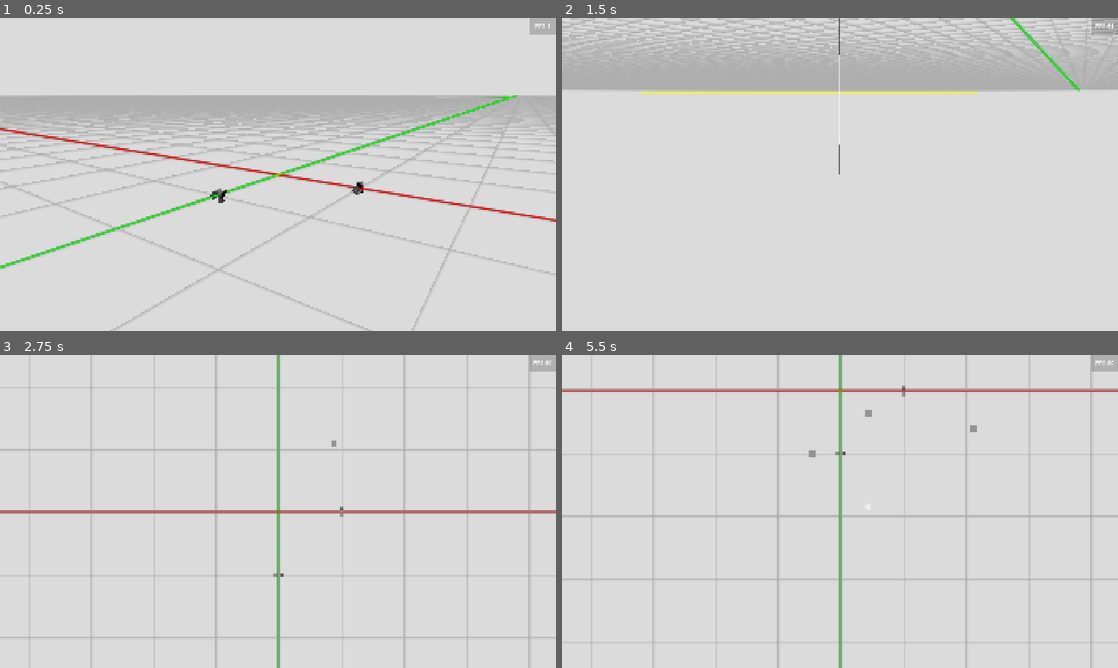
Above: before the commit, frames 1-4 (two rows, left to right).
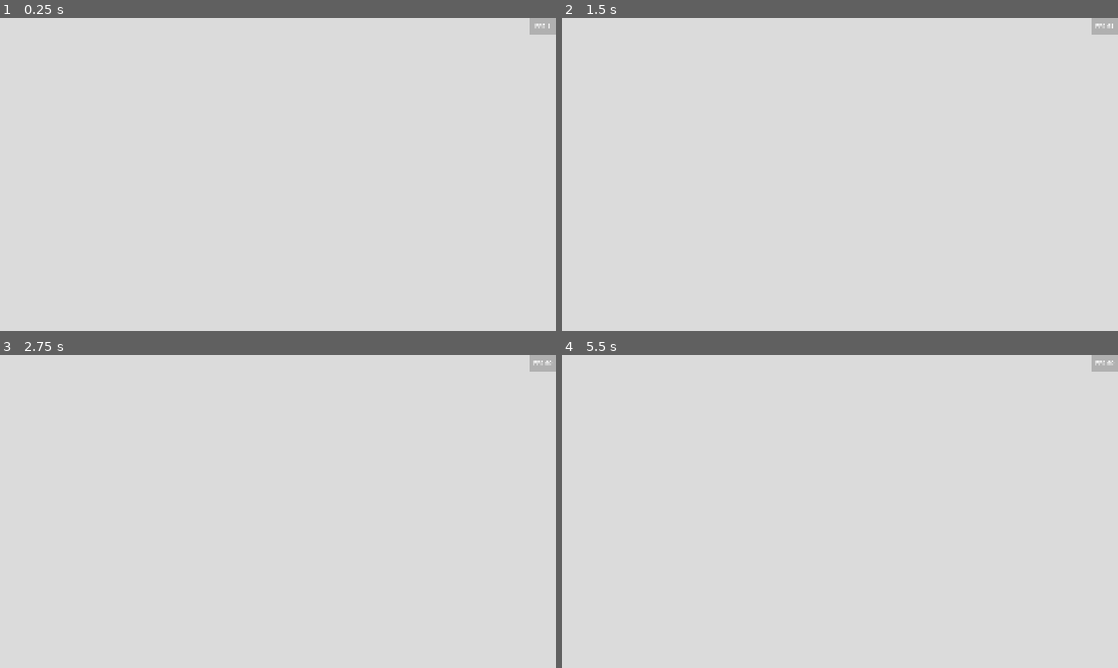
Above: after the commit, the same moments.

Repository: JoonChicken/dnd-builder
Game: Godot game, scene res://main.tscn
Same seed, same stepped clock (60 frames per second), same inputs: the game is played once before the commit and once after it.
Inputs (mouse positions are in pixels of both pictures, inside the frame that each line leads up to):
- Up to frame 1 (0.25 s): no input
- Up to frame 2 (1.5 s): tap Enter at 0.5 s; move the mouse to (962, 158) at 0.52 s; hold Q (camera_down) 0.53-1.25 s; click (962, 158) at 0.67 s; tap E (camera_up) at 0.8 s; drag from (728, 190) to (812, 237) at 1.27 s
- Up to frame 3 (2.75 s): tap Space at 2 s; move the mouse to (333, 442) at 2.02 s; hold Ctrl (snapping) from 2.03 s (still down); tap Tab (change_viewmode) at 2.1 s; click (333, 442) at 2.17 s
- Up to frame 4 (5.5 s): release Ctrl (snapping) at 2.75 s; tap Enter at 2.75, 4.25 s; drag from (812, 574) to (673, 464) at 2.77 s; tap Space at 3.5, 5 s; move the mouse to (1006, 558) at 3.52 s; tap Mouse wheel up (zoom_in) at 3.6 s; click (1006, 558) at 3.67 s; tap Mouse wheel down (zoom_out) at 3.8 s; drag from (673, 464) to (756, 433) at 4.27 s; move the mouse to (867, 511) at 5.02 s; hold S (camera_back) from 5.03 s (still down); click (867, 511) at 5.17 s; tap E (camera_up) at 5.3 s

The runs differ from the first frame. In frame 1, 15% of the frame differs, in the area x 0-100%, y 24-100%; in frame 2, 18%, in the area x 0-100%, y 0-50%; in frame 3, 3.9%; in frame 4, 4.4%.
Error after the commit: Attempt to call function 'hide' in base 'null instance' on a null instance. (res://main.gd:14)

Commit message:
More generalizable camera movement
camera root now eases toward a target location

Diff:
--- a/world/camera_controller.gd
+++ b/world/camera_controller.gd
@@ -9,28 +9,45 @@
 
 @export var meterstick_material : ShaderMaterial
 
-var velocity := Vector3.ZERO
-@export var camera_max_speed := 8.0    # how fast camera translates when pressing WASDEQ
-@export var camera_rotate_mult := 0.003    # mouse movement in viewport (pixels) to rotation of camera (radians)
-@export var camera_zoom_mult := 1.0
+@export var camera_target_pos := Vector3.ZERO
+var target_y_save : float # for up down snapping movement
+var snap_vertically := false
+@export var camera_drag := 10.0
+var camera_max_speed := 4.0    # how fast camera translates when pressing WASDEQ
+var camera_rotate_mult := 0.003    # mouse movement in viewport (pixels) to rotation of camera (radians)
+var camera_zoom_mult := 1.0
 var camera_default_zoom_perspective : float  # how far away the camera is from its origin (in meters)
 var camera_default_zoom_orthogonal : float
 var prev_mouse_pos := Vector2.ZERO
 
 var viewmode_root_rotation_save : Vector3
 var viewmode_root_height_save : float
-var viewmode_camera_zoom_save : float
+
+@onready var stencil_viewport : SubViewport = $CameraRoot/SubViewport
+@onready var stencil_cam : Camera3D = $CameraRoot/SubViewport/StencilCam
 
 
 func _ready() -> void:
     camera_root = $CameraRoot
     camera = $CameraRoot/OrbitCam
-    root_visual = $CameraRoot/root_visual
+    root_visual = $CameraRoot/RootVisual
     camera_default_zoom_perspective = camera.position.z
     camera_default_zoom_orthogonal = 5.0
 
 
 func _process(delta: float) -> void:
+    var viewport := get_viewport()
+    var current_camera := viewport.get_camera_3d()
+
+    if stencil_viewport.size != viewport.size:
+        stencil_viewport.size = viewport.size
+
+    if current_camera:
+        stencil_cam.fov = current_camera.fov
+        stencil_cam.size = current_camera.size
+        stencil_cam.projection = current_camera.projection
+        stencil_cam.global_transform = current_camera.global_transform
+
     var direction := Vector3.ZERO
     var target_speed = camera_max_speed * (3 if Input.is_action_pressed("shift") else 1)
 
@@ -47,21 +64,19 @@
     if Input.is_action_pressed("camera_down"):
         direction.y -= 1
     if Input.is_action_just_pressed("zoom_in"):
+        camera_zoom_mult *= 0.8
         if current_mode == modes.EDITMODE:
             camera.size *= 0.8 # orthogonal stuff
-        else:
-            camera_zoom_mult *= 0.8
-            camera.position.z = camera_zoom_mult * camera_default_zoom_perspective
-            root_visual.mesh.radius = 0.01 * camera_zoom_mult
-            root_visual.mesh.height = 0.02 * camera_zoom_mult
+        camera.position.z = camera_zoom_mult * camera_default_zoom_perspective
+        root_visual.mesh.radius = 0.01 * camera_zoom_mult
+        root_visual.mesh.height = 0.02 * camera_zoom_mult
     if Input.is_action_just_pressed("zoom_out"):
+        camera_zoom_mult *= 1.25
         if current_mode == modes.EDITMODE:
             camera.size *= 1.25
-        else:
-            camera_zoom_mult *= 1.25
-            camera.position.z = camera_zoom_mult * camera_default_zoom_perspective
-            root_visual.mesh.radius = 0.01 * camera_zoom_mult
-            root_visual.mesh.height = 0.02 * camera_zoom_mult
+        camera.position.z = camera_zoom_mult * camera_default_zoom_perspective
+        root_visual.mesh.radius = 0.01 * camera_zoom_mult
+        root_visual.mesh.height = 0.02 * camera_zoom_mult
 
     if current_mode != modes.EDITMODE:
         if Input.is_action_just_pressed("camera_orbit"):
@@ -74,20 +89,29 @@
 
     if direction != Vector3.ZERO:
         direction = direction.normalized().rotated(Vector3.UP, camera_root.rotation.y)
-        velocity += direction * 80 * delta
-    else:
-        velocity -= velocity * 12 * delta
-    velocity = velocity.limit_length(target_speed)
+        camera_target_pos += direction * camera_zoom_mult * target_speed * delta;
 
+    if Input.is_action_just_pressed("snapping"):
+        target_y_save = camera_target_pos.y
     if Input.is_action_pressed("snapping"):
-        velocity.y = 0.0
         if direction.y != 0.0 && (Input.is_action_just_pressed("camera_up") || Input.is_action_just_pressed("camera_down")):
+            var target_pos_modifier := 0.0
+            if snap_vertically:
+                target_pos_modifier += 0.49
             if direction.y > 0.0:
-                camera_root.position.y = ceil(camera_root.position.y + 0.000001)
+                target_y_save = ceil(camera_root.position.y + target_pos_modifier + 0.001)
             else:
-                camera_root.position.y = floor(camera_root.position.y - 0.000001)
-    else:
-        camera_root.position += velocity * (1 + (camera_zoom_mult - 1) * 0.7) * 0.6 * delta
+                target_y_save = floor(camera_root.position.y - target_pos_modifier - 0.001)
+            snap_vertically = true
+        camera_target_pos.y = target_y_save
+    if snap_vertically:
+        if abs(camera_root.position.y - target_y_save) < 0.0001:
+            snap_vertically = false
+
+    $target_visual.position = camera_target_pos
+
+    var velocity_actual = (camera_target_pos - camera_root.position) * camera_drag
+    camera_root.position += velocity_actual * delta
 
     var root_pos = camera_root.global_position
     var st = SurfaceTool.new()
@@ -101,7 +125,7 @@
     st.set_material(meterstick_material)
     st.add_vertex(root_pos)
     var linemesh = st.commit()
-    $root_to_plane.mesh = linemesh
+    $Meterstick.mesh = linemesh
 
 
 func change_viewmode(new_mode: int) -> void:
@@ -109,25 +133,24 @@
         camera.projection = 1 # orthogonal projection
         camera.size = camera_default_zoom_orthogonal
         root_visual.hide()
-        $root_to_plane.hide()
+        $Meterstick.hide()
     else:
         camera.projection = 0 # perspective projection
         root_visual.show()
-        $root_to_plane.show()
+        $Meterstick.show()
     if current_mode != modes.EDITMODE && new_mode == modes.EDITMODE:
         viewmode_root_rotation_save = camera_root.rotation
         viewmode_root_height_save = camera_root.position.y
         camera_root.rotation = Vector3(-PI/2, 0.0, 0.0)
-        camera_root.position.y = 0.0
+        camera.size = camera_default_zoom_orthogonal * camera_zoom_mult
         root_visual.hide()
-        $root_to_plane.hide()
+        $Meterstick.hide()
     elif current_mode == modes.EDITMODE && new_mode != modes.EDITMODE:
         camera_root.rotation = viewmode_root_rotation_save
         camera_root.position.y = viewmode_root_height_save
         root_visual.show()
-        $root_to_plane.show()
+        $Meterstick.show()
     current_mode = new_mode
-    print("Mode is now ", current_mode)
 
 
 func get_mouse_pos():
--- a/world/camera_controller.tscn
+++ b/world/camera_controller.tscn
@@ -1,20 +1,47 @@
-[gd_scene load_steps=6 format=3 uid="uid://ubba06bqytni"]
+[gd_scene load_steps=12 format=3 uid="uid://ubba06bqytni"]
 
 [ext_resource type="Script" uid="uid://rl3rpqju4dm2" path="res://world/camera_controller.gd" id="1_8y15a"]
 [ext_resource type="Shader" uid="uid://dvnj2spjbjroc" path="res://world/meterstick.gdshader" id="2_vjjq0"]
+[ext_resource type="Shader" uid="uid://dojqsphenkg5u" path="res://world/outline.gdshader" id="3_7jft8"]
 
 [sub_resource type="ShaderMaterial" id="ShaderMaterial_vjjq0"]
 render_priority = 0
 shader = ExtResource("2_vjjq0")
 
-[sub_resource type="StandardMaterial3D" id="StandardMaterial3D_4jwau"]
-render_priority = 5
+[sub_resource type="Environment" id="Environment_7jft8"]
+
+[sub_resource type="ViewportTexture" id="ViewportTexture_7jft8"]
+viewport_path = NodePath("CameraRoot/SubViewport")
+
+[sub_resource type="ShaderMaterial" id="ShaderMaterial_hthj3"]
+resource_local_to_scene = true
+shader = ExtResource("3_7jft8")
+shader_parameter/lineWeight = 1.0
+shader_parameter/outlineColor = Color(3, 0.592157, 0, 0.8)
+shader_parameter/stencilMask = SubResource("ViewportTexture_7jft8")
+
+[sub_resource type="StandardMaterial3D" id="StandardMaterial3D_7jft8"]
+render_priority = 4
 shading_mode = 0
 
 [sub_resource type="SphereMesh" id="SphereMesh_4jwau"]
-material = SubResource("StandardMaterial3D_4jwau")
+material = SubResource("StandardMaterial3D_7jft8")
 radius = 0.01
 height = 0.02
+radial_segments = 32
+rings = 16
+
+[sub_resource type="StandardMaterial3D" id="StandardMaterial3D_hthj3"]
+render_priority = 4
+shading_mode = 0
+albedo_color = Color(1, 1, 0, 1)
+
+[sub_resource type="SphereMesh" id="SphereMesh_s6eey"]
+material = SubResource("StandardMaterial3D_hthj3")
+radius = 0.01
+height = 0.02
+radial_segments = 32
+rings = 16
 
 [node name="CameraController" type="Node3D"]
 script = ExtResource("1_8y15a")
@@ -24,17 +51,44 @@
 transform = Transform3D(0.818401, -0.134217, 0.558754, 0, 0.972341, 0.233564, -0.574648, -0.191149, 0.795765, 0, 0, 0)
 
 [node name="OrbitCam" type="Camera3D" parent="CameraRoot"]
-transform = Transform3D(1, 0, 0, 0, 1, 0, 0, 0, 1, 0, 0, 4)
+transform = Transform3D(1, -8.9407e-08, -2.98023e-08, 0, 1, 7.45058e-08, 0, 2.98023e-08, 1, 3.57628e-07, -2.38419e-07, 4)
 rotation_edit_mode = 2
 current = true
 fov = 50.0
 
-[node name="root_visual" type="MeshInstance3D" parent="CameraRoot"]
-layers = 2
+[node name="SubViewport" type="SubViewport" parent="CameraRoot"]
+transparent_bg = true
+handle_input_locally = false
+msaa_2d = 1
+msaa_3d = 1
+gui_disable_input = true
+canvas_cull_mask = 4294966304
+
+[node name="StencilCam" type="Camera3D" parent="CameraRoot/SubViewport"]
+cull_mask = 1047584
+environment = SubResource("Environment_7jft8")
+
+[node name="Outline" type="ColorRect" parent="CameraRoot"]
+material = SubResource("ShaderMaterial_hthj3")
+anchors_preset = 15
+anchor_right = 1.0
+anchor_bottom = 1.0
+grow_horizontal = 2
+grow_vertical = 2
+mouse_filter = 2
+color = Color(1, 1, 1, 0)
+
+[node name="RootVisual" type="MeshInstance3D" parent="CameraRoot"]
+transform = Transform3D(1, -1.49012e-08, 2.98023e-08, 0, 1, -1.49012e-08, 0, 1.49012e-08, 1, 0, 0, 0)
+layers = 3
 mesh = SubResource("SphereMesh_4jwau")
 
-[node name="FreeCam" type="Camera3D" parent="CameraRoot"]
+[node name="Meterstick" type="MeshInstance3D" parent="."]
+skeleton = NodePath("../CameraRoot")
+
+[node name="target_visual" type="MeshInstance3D" parent="."]
+transform = Transform3D(0.818401, -0.134217, 0.558754, 0, 0.972341, 0.233564, -0.574648, -0.191149, 0.795765, 0, 0, 0)
 visible = false
-
-[node name="root_to_plane" type="MeshInstance3D" parent="."]
-skeleton = NodePath("../CameraRoot")
+layers = 3
+mesh = SubResource("SphereMesh_s6eey")
+skeleton = NodePath("../CameraRoot/RootVisual")
